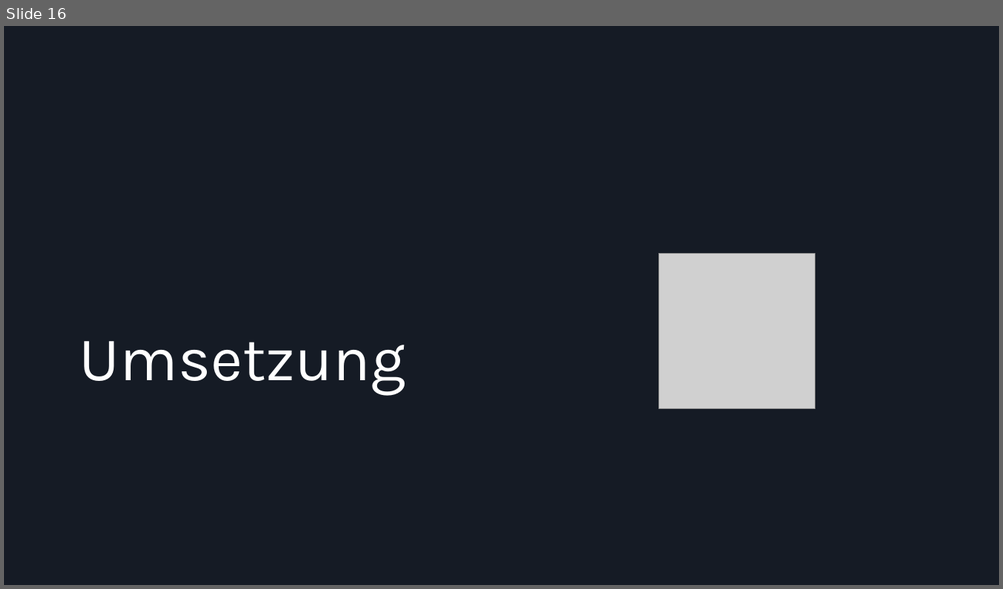
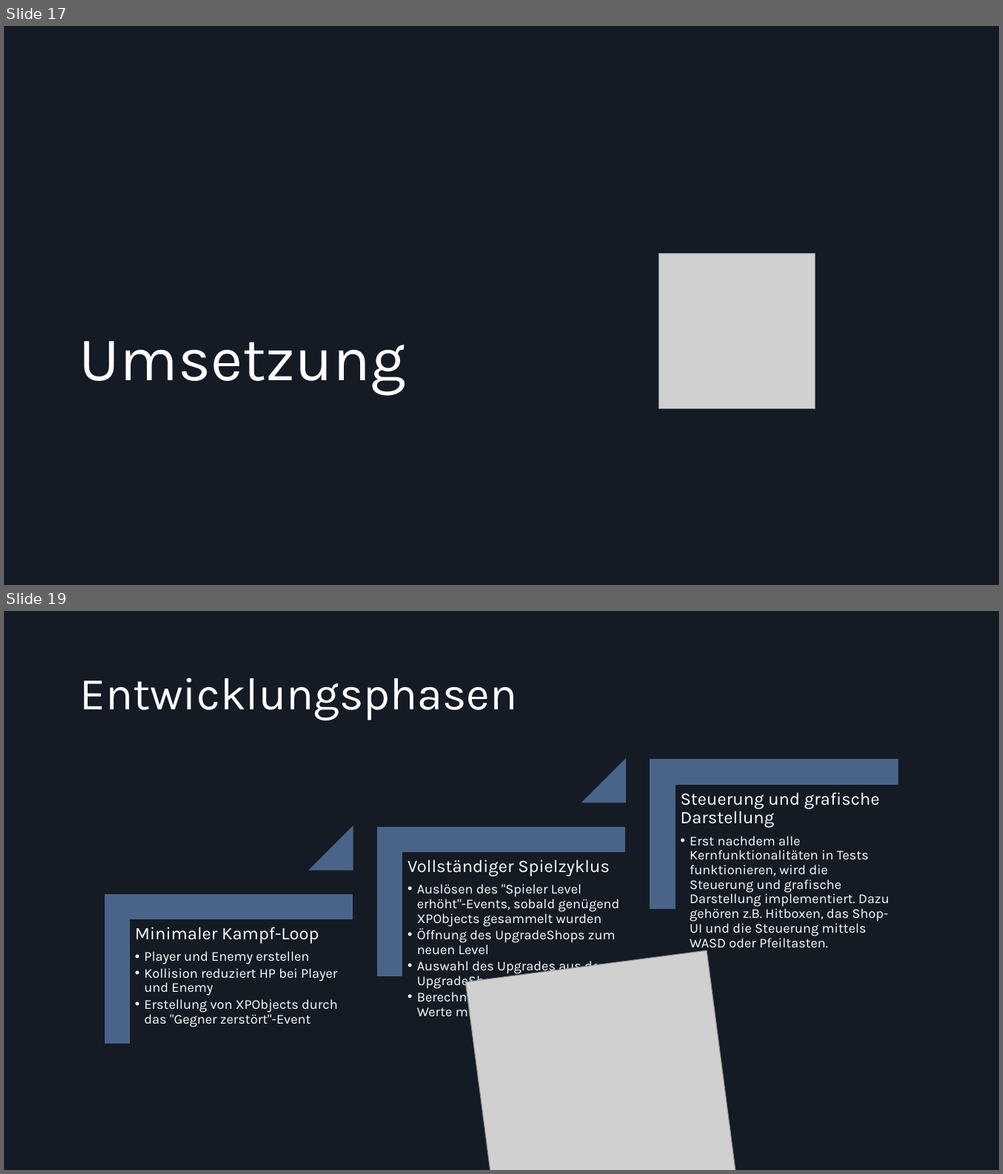
Before and after one commit to Dolokan/MSE_Roguelike, a slide deck: Moderne Softwareentwicklung Zwischenpräsentation.pptx. Shown one above the other, each under a label of ours: slide 16 before the commit, slides 17 and 19 after it; the slides between them are not shown. The pictures are 1003x589 and 1003x1174 pixels, drawn with LibreOffice and Linux fonts; fonts in the diff are those of the drawing; grey boxes stand for pictures. Boxes give left, top, right and bottom in pixels: in the first picture for what was removed or moved away, otherwise in the second. Text is boxed around its words. In the diff, an @@ line names an element or a change of style, - is before the commit and + after.

```diff
--- a/Moderne Softwareentwicklung Zwischenpräsentation.pptx
+++ b/Moderne Softwareentwicklung Zwischenpräsentation.pptx
@@ slide 19 added at [4,611,999,1170], background #151B25 @@
@@ title added at [79,678,517,721], 44 pt, text #FFFFFF @@
+Entwicklungsphasen
@@ group added at [105,760,897,1044]: 3 corners, 3 texts, 2 triangles @@
+Minimaler Kampf-Loop
+  • Player und Enemy erstellen
+  • Kollision reduziert HP bei Player und Enemy
+  • Erstellung von XPObjects durch das "Gegner zerstört"-Event
+Vollständiger Spielzyklus
+  • Auslösen des "Spieler Level erhöht"-Events, sobald genügend XPObjects gesammelt wurden
+  • Öffnung des UpgradeShops zum neuen Level
+  • Auswahl des Upgrades aus dem UpgradeShop
+  • Berechnung der neuen Stat-Werte mittels des Inventars
+Steuerung und grafische Darstellung
+  • Erst nachdem alle Kernfunktionalitäten in Tests funktionieren, wird die Steuerung und grafische Darstellung implementiert. Dazu gehören z.B. Hitboxen, das Shop-UI und die Steuerung mittels WASD oder Pfeiltasten.
@@ picture added at [465,951,738,1170] @@
@@ what was slide 16 is now slide 17 @@
```
Also in this commit, not shown: 4 slides changed, 9 other slides added, 3 slides removed.
